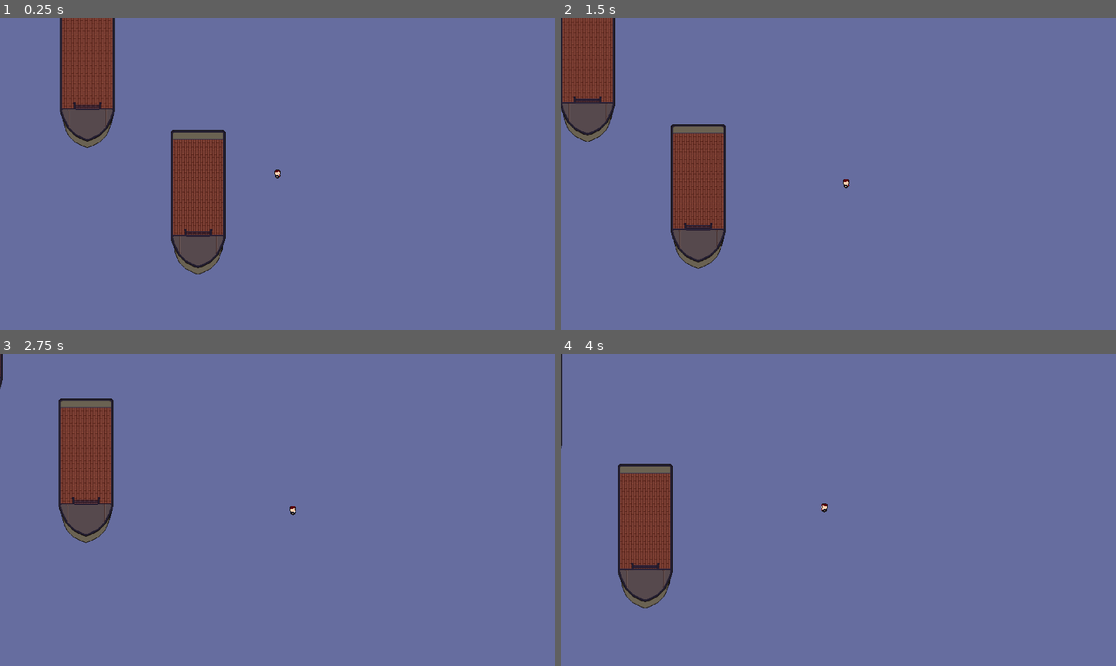
Above: before the commit, frames 1-4 (two rows, left to right).
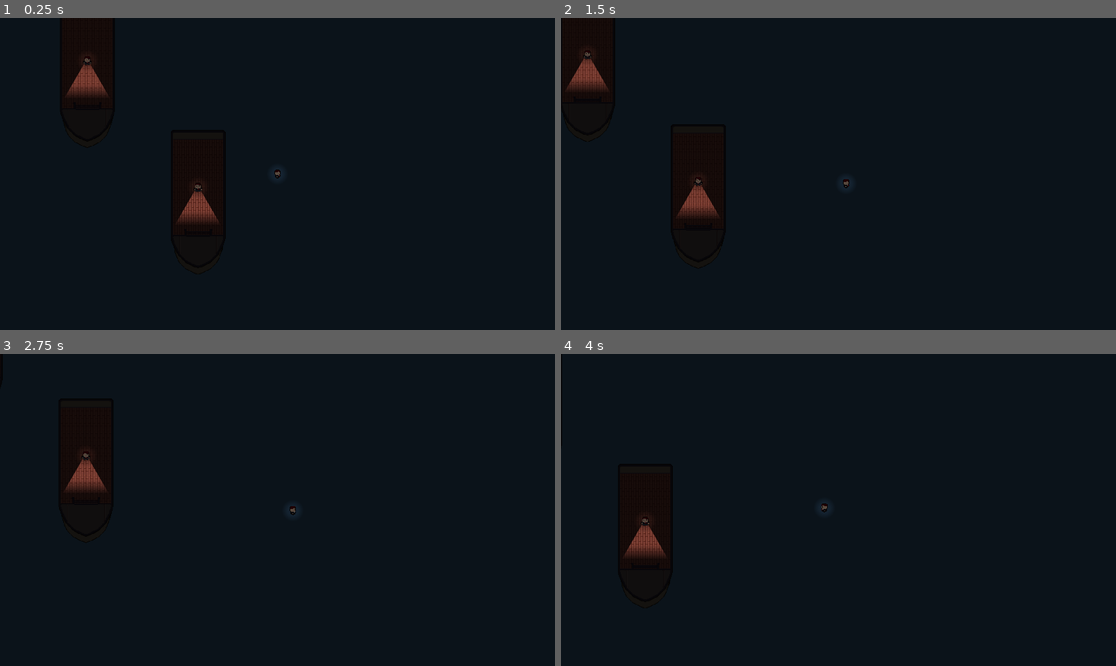
Above: after the commit, the same moments.

Repository: creikey/stealth-man
Game: Godot game, scene res://Main.tscn
Two runs of this game, one before a commit and one after it. Both use one fixed random seed, a clock stepped at 60 frames per second and the inputs below.
Inputs:
- Up to frame 1 (0.25 s): no input
- Up to frame 2 (1.5 s): tap Enter at 0.5 s; hold D (g_right) 0.53-1.28 s; hold S (g_down) from 1.28 s (still down)
- Up to frame 3 (2.75 s): release S (g_down) at 2.03 s; hold D (g_right) from 2.03 s (still down)
- Up to frame 4 (4 s): release D (g_right) at 2.78 s; hold W (g_up) 2.78-3.53 s; hold A (g_left) from 3.53 s (still down)

The runs differ from the first frame. In frame 1, 99% of the frame differs, in the area x 0-100%, y 0-100%; in frame 2, 99%; in frame 3, 100%; in frame 4, 100%.

Commit message:
Add basic lighting setup

Diff:
--- /dev/null
+++ b/src/CharacterAmbientLight.tscn
@@ -0,0 +1,9 @@
+[gd_scene load_steps=2 format=2]
+
+[ext_resource path="res://Spotlight.png" type="Texture" id=1]
+
+[node name="CharacterAmbientLight" type="Light2D"]
+texture = ExtResource( 1 )
+texture_scale = 0.25
+energy = 0.5
+mode = 2
--- a/src/Main.tscn
+++ b/src/Main.tscn
@@ -1,21 +1,37 @@
-[gd_scene load_steps=8 format=2]
+[gd_scene load_steps=10 format=2]
 
 [ext_resource path="res://Player.png" type="Texture" id=1]
 [ext_resource path="res://Ship.tscn" type="PackedScene" id=2]
 [ext_resource path="res://Player.gd" type="Script" id=3]
 [ext_resource path="res://WaterTrail.gd" type="Script" id=4]
+[ext_resource path="res://CharacterAmbientLight.tscn" type="PackedScene" id=5]
 
-[sub_resource type="Shader" id=3]
+[sub_resource type="Shader" id=1]
 
-[sub_resource type="ShaderMaterial" id=4]
-shader = SubResource( 3 )
+[sub_resource type="ShaderMaterial" id=2]
+shader = SubResource( 1 )
 
-[sub_resource type="RectangleShape2D" id=5]
+[sub_resource type="RectangleShape2D" id=3]
 extents = Vector2( 11.1077, 15.986 )
+
+[sub_resource type="OccluderPolygon2D" id=4]
+polygon = PoolVector2Array( -9.25635, -14.1039, -9.02039, 11.8526, 8.91333, 11.8526, 9.14929, -14.1039 )
 
 [node name="Main" type="Node2D"]
 
+[node name="Background" type="ColorRect" parent="."]
+margin_left = -1031.0
+margin_top = -587.0
+margin_right = 3774.0
+margin_bottom = 1982.0
+color = Color( 0.227451, 0.392157, 0.54902, 1 )
+__meta__ = {
+"_edit_lock_": true,
+"_edit_use_anchors_": false
+}
+
 [node name="Ship" parent="." instance=ExtResource( 2 )]
+position = Vector2( 288.325, 208.235 )
 
 [node name="Ship2" parent="." instance=ExtResource( 2 )]
 position = Vector2( 1180.21, 285.941 )
@@ -51,3 +67,11 @@
 show_behind_parent = true
 script = ExtResource( 4 )
 _color = Color( 0.129412, 0.337255, 0.494118, 1 )
+
+[node name="CharacterAmbientLight" parent="Player" instance=ExtResource( 5 )]
+
+[node name="LightOccluder2D" type="LightOccluder2D" parent="Player"]
+occluder = SubResource( 4 )
+
+[node name="CanvasModulate" type="CanvasModulate" parent="."]
+color = Color( 0.188235, 0.188235, 0.188235, 1 )
--- a/src/Ship.tscn
+++ b/src/Ship.tscn
@@ -1,7 +1,10 @@
-[gd_scene load_steps=5 format=2]
+[gd_scene load_steps=10 format=2]
 
 [ext_resource path="res://DeckArea.gd" type="Script" id=1]
 [ext_resource path="res://Ship.png" type="Texture" id=2]
+[ext_resource path="res://Player.png" type="Texture" id=3]
+[ext_resource path="res://DirectionalLight.png" type="Texture" id=4]
+[ext_resource path="res://CharacterAmbientLight.tscn" type="PackedScene" id=5]
 
 [sub_resource type="RectangleShape2D" id=1]
 extents = Vector2( 87, 166 )
@@ -9,8 +12,14 @@
 [sub_resource type="RectangleShape2D" id=2]
 extents = Vector2( 95.2803, 15.3691 )
 
+[sub_resource type="OccluderPolygon2D" id=3]
+polygon = PoolVector2Array( -9.32934, -1.03117, -8.90889, 6.85224, 10.4317, 6.64201, 10.4317, -0.926052 )
+
+[sub_resource type="CapsuleShape2D" id=4]
+height = 7.35159
+
 [node name="Ship" type="KinematicBody2D"]
-position = Vector2( 395.107, 237.962 )
+position = Vector2( 0.10511, 0 )
 __meta__ = {
 "_edit_group_": true
 }
@@ -34,5 +43,30 @@
 [node name="Back" type="CollisionShape2D" parent="."]
 position = Vector2( 0, -182.044 )
 shape = SubResource( 2 )
+
+[node name="Guard" type="KinematicBody2D" parent="."]
+
+[node name="Sprite" type="Sprite" parent="Guard"]
+scale = Vector2( 2, 2 )
+texture = ExtResource( 3 )
+region_enabled = true
+region_rect = Rect2( 0, 16, 15, 16 )
+
+[node name="VisionLight" type="Light2D" parent="Guard"]
+rotation = 1.5708
+texture = ExtResource( 4 )
+offset = Vector2( 115, 0 )
+texture_scale = 0.41
+mode = 2
+shadow_enabled = true
+
+[node name="CharacterAmbientLight" parent="Guard" instance=ExtResource( 5 )]
+
+[node name="LightOccluder2D" type="LightOccluder2D" parent="Guard"]
+visible = false
+occluder = SubResource( 3 )
+
+[node name="CollisionShape2D" type="CollisionShape2D" parent="Guard"]
+shape = SubResource( 4 )
 [connection signal="body_entered" from="DeckArea" to="DeckArea" method="_on_DeckArea_body_entered"]
 [connection signal="body_exited" from="DeckArea" to="DeckArea" method="_on_DeckArea_body_exited"]
Binary file added: src/DirectionalLight.png
Not shown, added: src/DirectionalLight.png.import
Not shown: 1 places in src/Main.tscn that only renumber resources
Binary file added: src/Spotlight.png
Not shown, added: src/Spotlight.png.import
